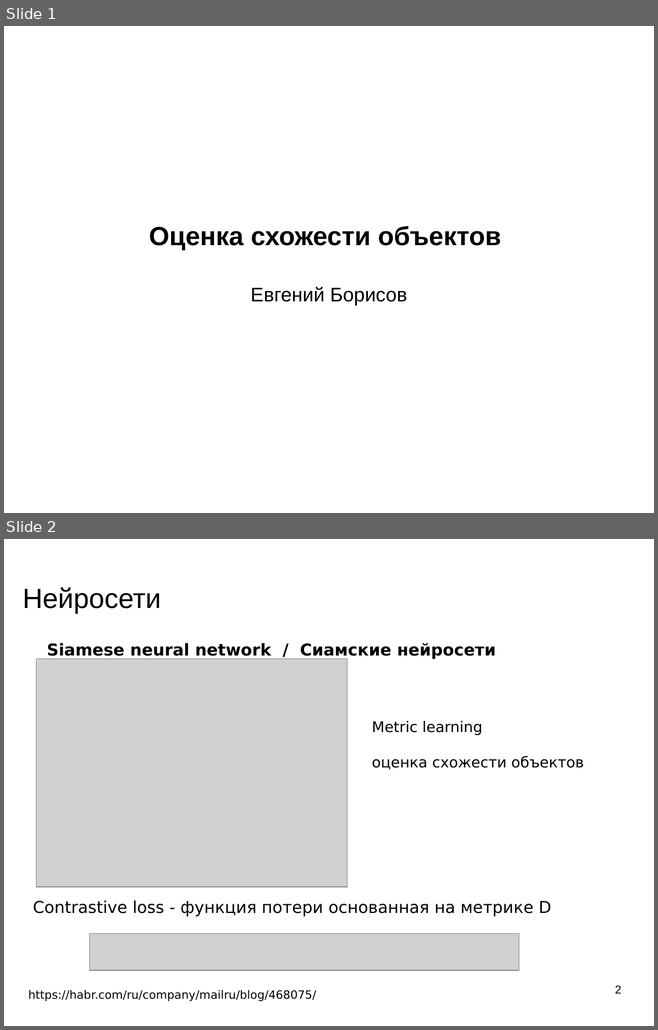
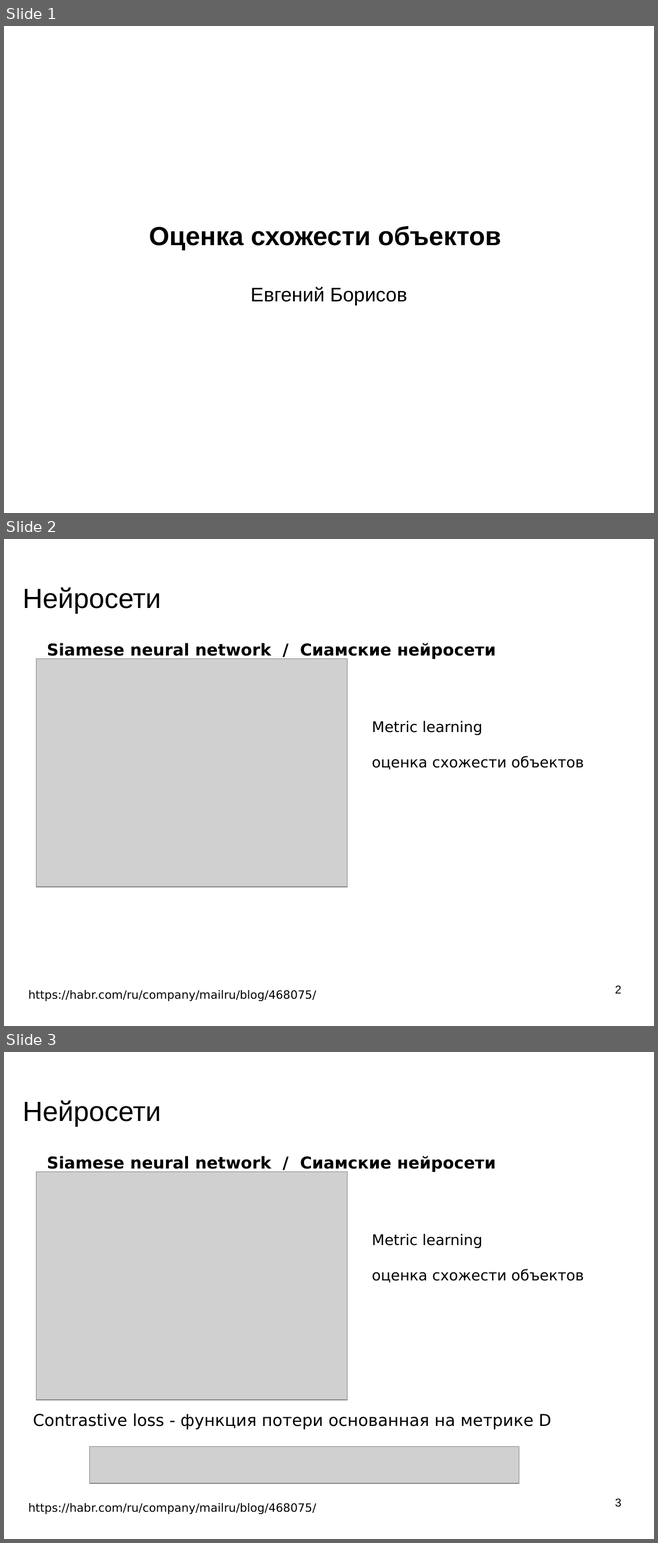
Before and after one commit to mechanoid5/ml_lectorium_legacy, a slide deck: 30-siamese.odp. Shown one above the other, each under a label of ours: slides 1 and 2 before the commit, slides 1, 2 and 3 after it. The pictures are 658x1030 and 658x1543 pixels, drawn with LibreOffice and Linux fonts; fonts in the diff are those of the drawing; grey boxes stand for pictures; background and template pictures are left out. Boxes give left, top, right and bottom in pixels: in the first picture for what was removed or moved away, otherwise in the second. Text is boxed around its words. In the diff, an @@ line names an element or a change of style, - is before the commit and + after.

```diff
--- a/30-siamese.odp
+++ b/30-siamese.odp
@@ slide 2 added at box(4, 539, 654, 1026), background picture (left out) @@
@@ title added at box(23, 587, 161, 614), 33.9 pt, text #000000 @@
+Нейросети
@@ text added at box(47, 643, 495, 659), 20 pt, text #000000, bold @@
+Siamese neural network / Cиамские нейросети
@@ picture added at box(36, 659, 348, 888) @@
@@ text added at box(372, 721, 583, 770), 18 pt, text #000000 @@
+Metric learning
+оценка схожести объектов
@@ text added at box(28, 990, 316, 1001), 14 pt, text #000000 @@
+https://habr.com/ru/company/mailru/blog/468075/
@@ page number added at box(615, 986, 621, 994), 14 pt, text #000000 @@
+2
@@ what was slide 2 is now slide 3 @@
@@ page number at box(615, 1499, 621, 1507): text changed @@
-2
+3
```
Also in this commit, not shown: 20 other files.
